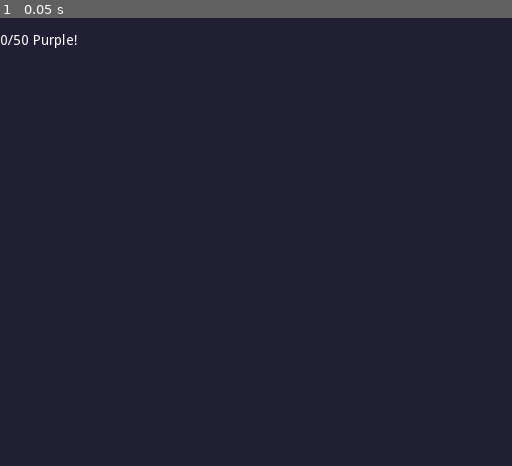
Above: before the commit, frame 1.
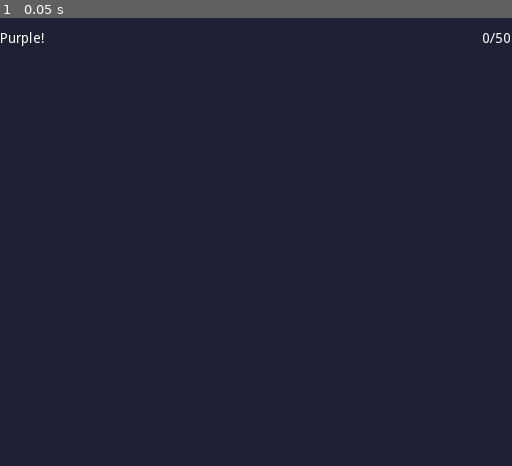
Above: after the commit, the same moment.

Repository: itemcrate/global-game-jam-2019
Game: Godot game, scene res://entities/HUD/HUD.tscn
The game is run twice, just before and just after one commit, with the same random seed, the same clock (stepped at 60 frames per second) and the same inputs. This scene is started directly instead of the project's main scene.
Inputs:
- Up to frame 1 (0.05 s): no input

The runs differ from the first frame. In frame 1, 0.2% of the frame differs, in the area x 0-100%, y 3-7%.

Commit message:
fixed hud layout aligning

Diff:
--- a/entities/HUD/HUD.gd
+++ b/entities/HUD/HUD.gd
@@ -9,7 +9,7 @@
 	set_goal_label("Purple!")
 
 func update_progress(score):
-	$MarginContainer/HBoxContainer/ProgressLabel.text = str(score)
+	$Container/ProgressLabel.text = str(score)
 
 func set_goal_label(text):
-	$MarginContainer/HBoxContainer/GoalLabel.text = str(text)
+	$Container/GoalLabel.text = str(text)
--- a/entities/HUD/HUD.tscn
+++ b/entities/HUD/HUD.tscn
@@ -13,13 +13,13 @@
 transform = Transform2D( 1, 0, 0, 1, 0, 0 )
 script = ExtResource( 1 )
 
-[node name="MarginContainer" type="MarginContainer" parent="HUD" index="0"]
+[node name="Container" type="Container" parent="HUD" index="0"]
 
 anchor_left = 0.0
 anchor_top = 0.0
 anchor_right = 1.0
 anchor_bottom = 0.0
-margin_bottom = 47.0
+margin_bottom = 42.0
 rect_pivot_offset = Vector2( 0, 0 )
 rect_clip_content = false
 mouse_filter = 0
@@ -27,33 +27,15 @@
 size_flags_horizontal = 1
 size_flags_vertical = 1
 
-[node name="HBoxContainer" type="HBoxContainer" parent="HUD/MarginContainer" index="0"]
-
-anchor_left = 0.0
-anchor_top = 0.0
-anchor_right = 0.0
-anchor_bottom = 0.0
-margin_left = 8.0
-margin_right = 512.0
-margin_bottom = 47.0
-rect_pivot_offset = Vector2( 0, 0 )
-rect_clip_content = false
-mouse_filter = 1
-mouse_default_cursor_shape = 0
-size_flags_horizontal = 1
-size_flags_vertical = 1
-alignment = 0
-
-[node name="ProgressLabel" type="Label" parent="HUD/MarginContainer/HBoxContainer" index="0"]
+[node name="ProgressLabel" type="Label" parent="HUD/Container" index="0"]
 
 anchor_left = 1.0
 anchor_top = 0.5
 anchor_right = 1.0
 anchor_bottom = 0.5
-margin_left = -53.0
-margin_top = -5.5
-margin_right = -23.0
-margin_bottom = 8.5
+margin_left = -30.0
+margin_top = -7.0
+margin_bottom = 7.0
 rect_pivot_offset = Vector2( 0, 0 )
 rect_clip_content = false
 mouse_filter = 2
@@ -61,13 +43,12 @@
 size_flags_horizontal = 1
 size_flags_vertical = 4
 text = "x / N"
-align = 2
 percent_visible = 1.0
 lines_skipped = 0
 max_lines_visible = -1
 _sections_unfolded = [ "Margin" ]
 
-[node name="GoalLabel" type="Label" parent="HUD/MarginContainer/HBoxContainer" index="1"]
+[node name="GoalLabel" type="Label" parent="HUD/Container" index="1"]
 
 anchor_left = 0.0
 anchor_top = 0.5
